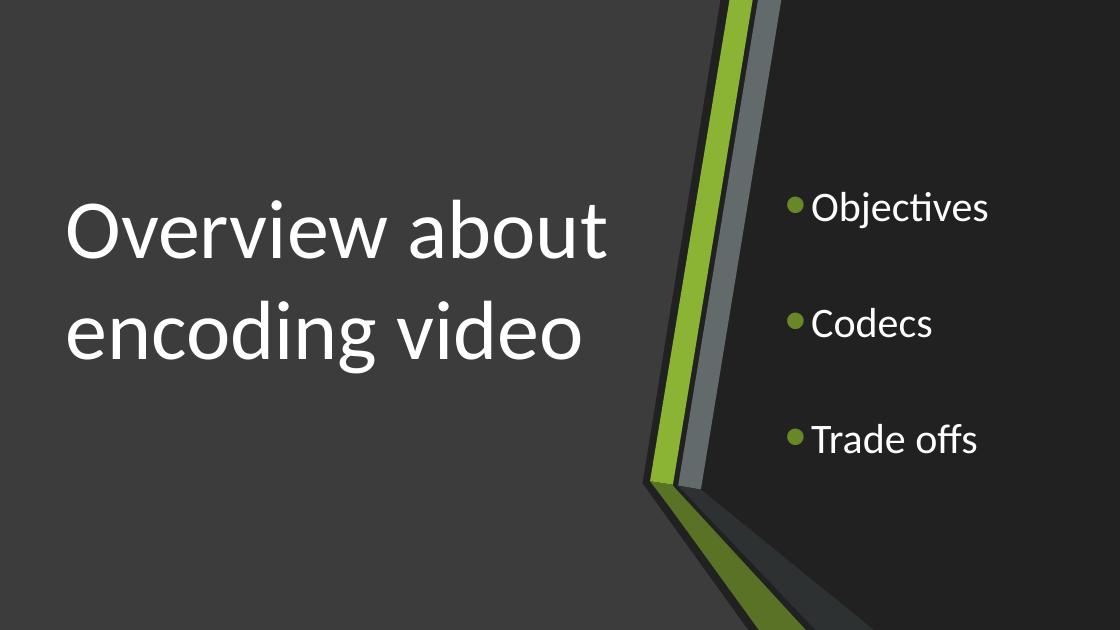
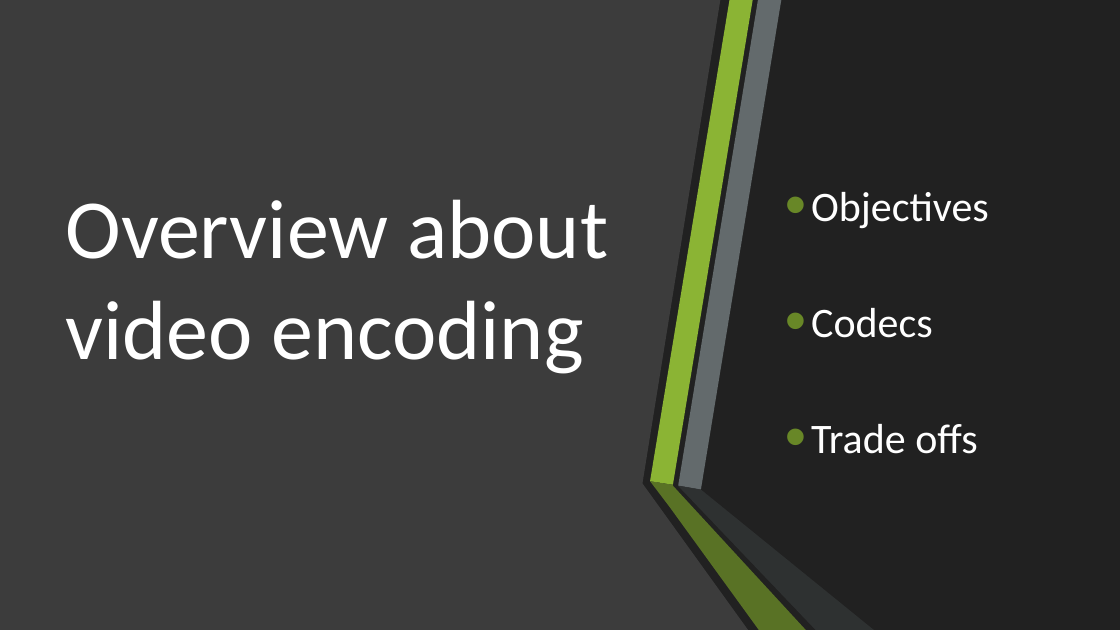
Before and after one commit to Rijndael99/encoding_bench, a slide deck: slide 2 of presentation.pptx. Drawn at 1120x630 pixels with LibreOffice and Linux fonts; fonts in the diff are those of the drawing. Boxes give left, top, right and bottom in pixels: in the first picture for what was removed or moved away, otherwise in the second. Text is boxed around its words. In the diff, an @@ line names an element or a change of style, - is before the commit and + after.

```diff
--- a/presentation.pptx
+++ b/presentation.pptx
@@ title at (65,199,608,374): text changed @@
-Overview about encoding video
+Overview about video encoding
```
Also in this commit, not shown: 4 other slides changed, 8 slides added.
